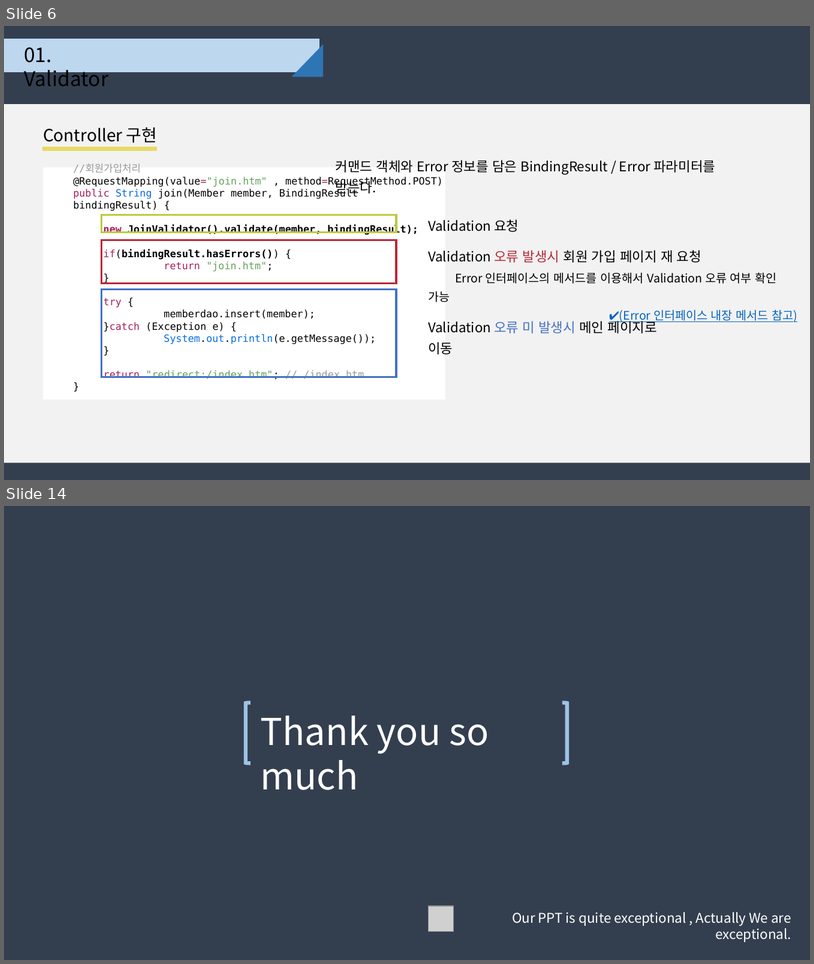
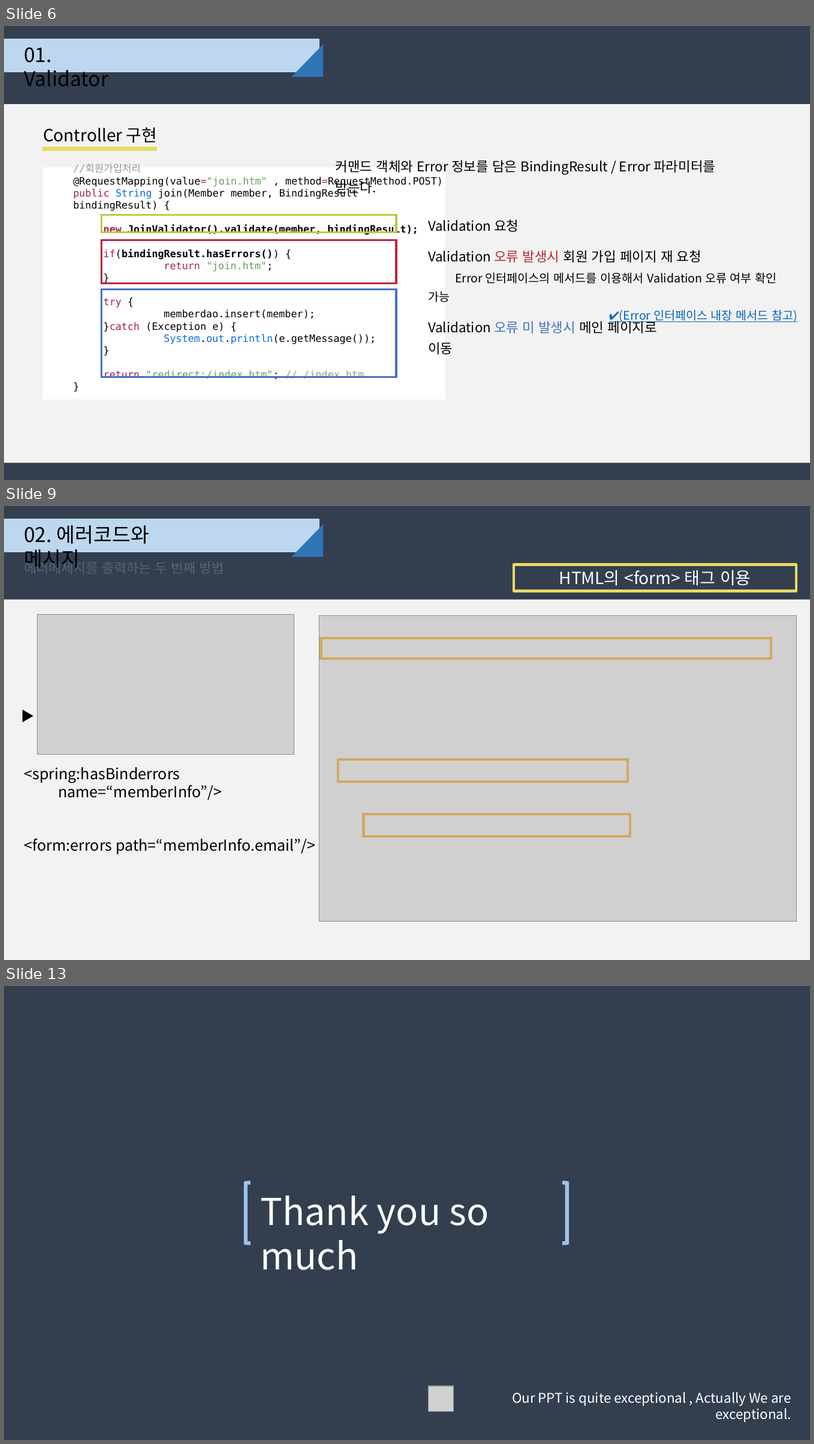
Before and after one commit to djyoon956/Family_C, a slide deck: 01.doc/Spring_Command&Error_4조.pptx. Shown one above the other, each under a label of ours: slides 6 and 14 before the commit, slides 6, 9 and 13 after it; the slides between them are not shown. The pictures are 814x964 and 814x1444 pixels, drawn with LibreOffice and Linux fonts; fonts in the diff are those of the drawing; grey boxes stand for pictures. Boxes give left, top, right and bottom in pixels: in the first picture for what was removed or moved away, otherwise in the second. Text is boxed around its words. In the diff, an @@ line names an element or a change of style, - is before the commit and + after.

```diff
--- a/01.doc/Spring_Command&Error_4조.pptx
+++ b/01.doc/Spring_Command&Error_4조.pptx
@@ slide 9 added at box(4, 506, 810, 960), background #333F50 @@
@@ rectangle added at box(4, 519, 319, 552), fill #BDD7EE, outline #BDD7EE 1 pt @@
@@ text added at box(24, 525, 150, 568), 24 pt, text #000000 @@
+02. 에러코드와 메시지
@@ right triangle added at box(292, 524, 323, 557), fill #2E75B6 @@
@@ text added at box(24, 557, 224, 576), 16 pt, text #FFFFFF @@
+에러메세지를 출력하는 두 번째 방법
@@ rectangle added at box(515, 565, 797, 591), outline #E8DA64 3 pt, 20 pt, text #FFFFFF @@
+HTML의 <form> 태그 이용
@@ rectangle added at box(4, 599, 810, 960), fill #F2F2F2 @@
@@ picture added at box(37, 614, 294, 754) @@
@@ picture added at box(319, 615, 797, 921) @@
@@ rectangle added at box(321, 638, 771, 658), outline #D1A960 3 pt @@
@@ text added at box(15, 697, 45, 725), 16 pt, text #000000 @@
+▶
@@ text added at box(24, 767, 315, 854), 18 pt, text #000000 @@
+<spring:hasBinderrors name=“memberInfo”/>
+<form:errors path=“memberInfo.email”/>
@@ rectangle added at box(339, 759, 629, 781), outline #D1A960 3 pt @@
@@ rectangle added at box(364, 814, 631, 837), outline #D1A960 3 pt @@
@@ what was slide 14 is now slide 13 @@
```
Also in this commit, not shown: 5 slides changed, 2 other slides added, 4 slides removed.
